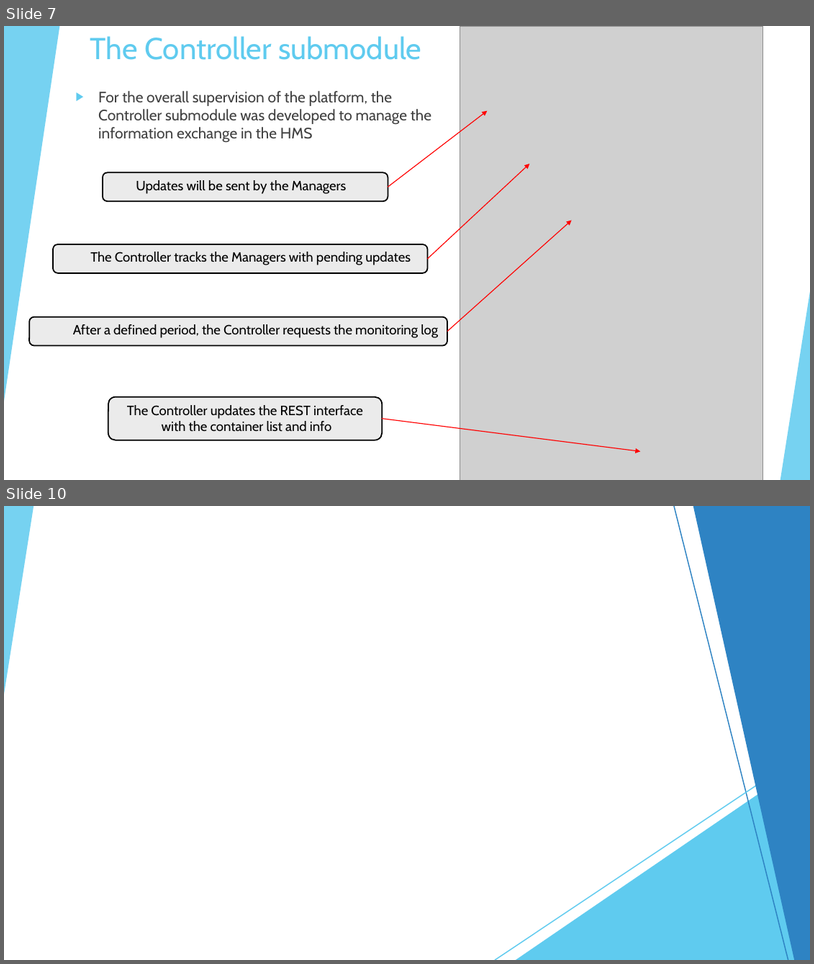
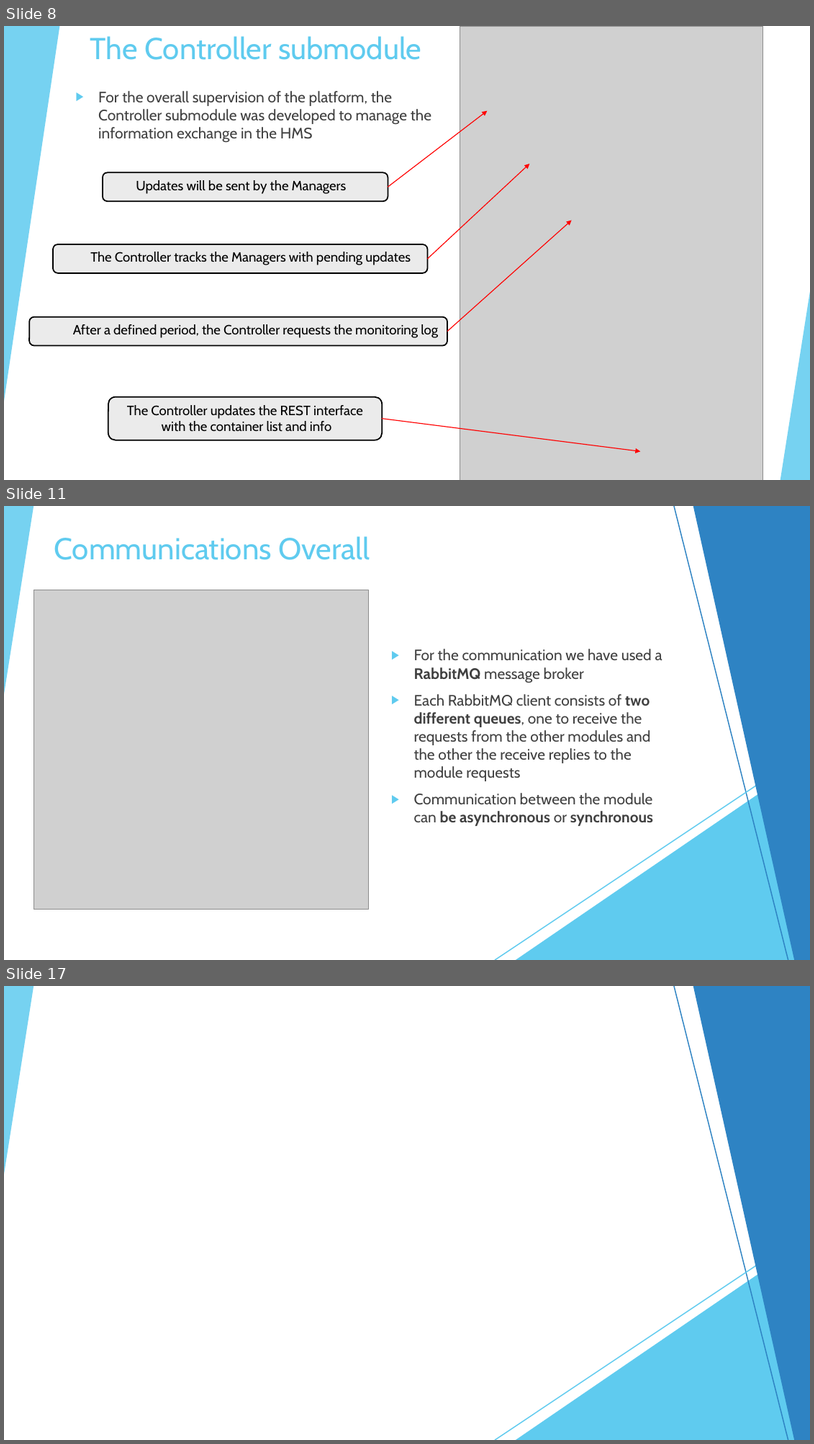
Before and after one commit to BarsantiNicola/DockerHealthMonitoring, a slide deck: Documentation/Cloud-Computing-Proj-Presentation.pptx. Shown one above the other, each under a label of ours: slides 7 and 10 before the commit, slides 8, 11 and 17 after it; the slides between them are not shown. The pictures are 814x964 and 814x1444 pixels, drawn with LibreOffice and Linux fonts; fonts in the diff are those of the drawing; grey boxes stand for pictures. Boxes give left, top, right and bottom in pixels: in the first picture for what was removed or moved away, otherwise in the second. Text is boxed around its words. In the diff, an @@ line names an element or a change of style, - is before the commit and + after.

```diff
--- a/Documentation/Cloud-Computing-Proj-Presentation.pptx
+++ b/Documentation/Cloud-Computing-Proj-Presentation.pptx
@@ slide 11 added at bbox=[4, 506, 810, 960], background #FFFFFF; not listed: 10 template elements that a slide beside it also shows @@
@@ rectangle added at bbox=[4, 506, 810, 960], fill #FFFFFF @@
@@ triangle added at bbox=[4, 506, 34, 694], fill #5FCBEF at 85% opacity @@
@@ line added from (674, 506) to (789, 960), #2E83C3 1.25 pt @@
@@ freeform shape added at bbox=[694, 506, 810, 960], fill #2E83C3 @@
@@ title added at bbox=[54, 536, 370, 560], 36 pt, text #5FCBEF @@
+Communications Overall
@@ picture added at bbox=[34, 590, 368, 909] @@
@@ text added at bbox=[414, 649, 663, 826], 18 pt, text #404040 @@
+▶ For the communication we have used a RabbitMQ message broker
+▶ Each RabbitMQ client consists of two different queues, one to receive the requests from the other modules and the other the receive replies to the module requests
+▶ Communication between the module can be asynchronous or synchronous
@@ line added from (810, 750) to (495, 960), #5FCBEF 1.25 pt @@
@@ triangle added at bbox=[516, 759, 810, 960], fill #5FCBEF @@
@@ what was slide 7 is now slide 8 @@
@@ what was slide 10 is now slide 17 @@
```
Also in this commit, not shown: 2 slides changed, 7 other slides added, 2 slides removed.
